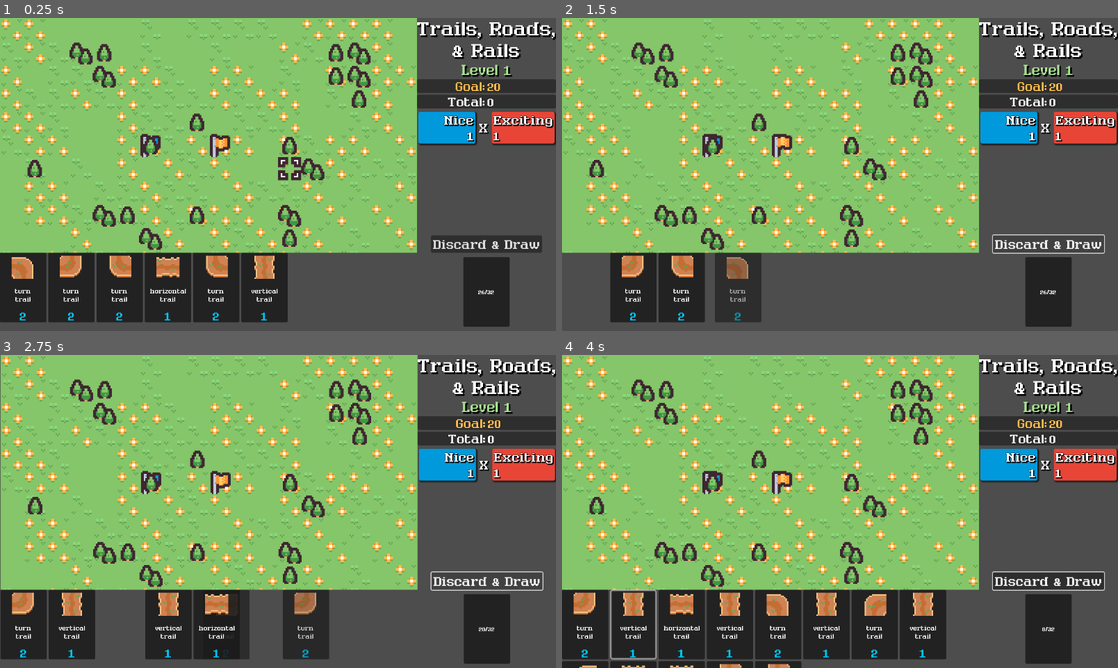
Above: before the commit, frames 1-4 (two rows, left to right).
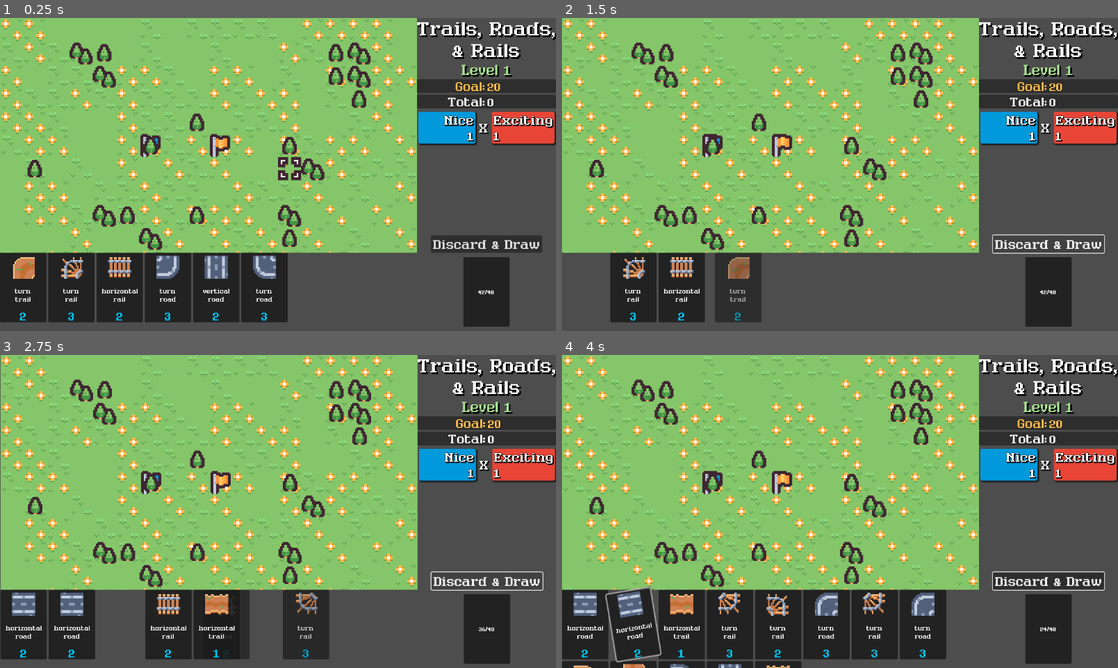
Above: after the commit, the same moments.

Repository: nuzcraft/trails-roads-rails
Game: Godot game, scene res://scenes/main.tscn
The game is run twice, just before and just after one commit, with the same random seed, the same clock (stepped at 60 frames per second) and the same inputs.
Inputs (mouse positions are in pixels of both pictures, inside the frame that each line leads up to):
- Up to frame 1 (0.25 s): no input
- Up to frame 2 (1.5 s): click "Discard & Draw" at 0.5 s; click "Discard & Draw" at 1.25 s
- Up to frame 3 (2.75 s): click "Discard & Draw" at 2 s
- Up to frame 4 (4 s): move the mouse to (584, 624) at 2.77 s; click (584, 624) at 2.92 s; move the mouse to (634, 624) at 3.52 s; click (634, 624) at 3.67 s

The runs differ from the first frame. In frame 1, 1.9% of the frame differs, in the area x 2-89%, y 75-97%; in frame 2, 0.7%; in frame 3, 1.4%; in frame 4, 3.2%, in the area x 0-89%, y 74-100%.

Commit message:
added rails

Diff:
--- a/resources/tiny-battle-tileset.tres
+++ b/resources/tiny-battle-tileset.tres
@@ -225,6 +225,22 @@
 2:13/0 = 0
 1:13/0 = 0
 1:12/0 = 0
+4:11/0 = 0
+4:12/0 = 0
+4:13/0 = 0
+4:14/0 = 0
+5:14/0 = 0
+6:14/0 = 0
+6:13/0 = 0
+7:13/0 = 0
+7:12/0 = 0
+7:14/0 = 0
+7:11/0 = 0
+6:11/0 = 0
+5:11/0 = 0
+5:12/0 = 0
+5:13/0 = 0
+6:12/0 = 0
 
 [resource]
 sources/0 = SubResource("TileSetAtlasSource_mtx52")
--- a/scenes/card/card.gd
+++ b/scenes/card/card.gd
@@ -47,6 +47,14 @@
 		STATE.FOLLOWING:
 			global_position = round(get_global_mouse_position() - (size / 4))
 			modulate.a = 0.5
+	tooltip_text = "%s" % [card_name]
+	if nice_score: tooltip_text += "\nNICE = +%d" % nice_score
+	if exciting_score: tooltip_text += "\nEXCITING = +%d" % exciting_score
+	if forest_nice_modifier or forest_exciting_modifier:
+		tooltip_text += "\nForest Modifier:\n"
+		if forest_nice_modifier: tooltip_text += "  NICE = +%d" % forest_nice_modifier
+		if forest_exciting_modifier: tooltip_text += "  EXCITING = +%d" % forest_exciting_modifier
+	if combo_score: tooltip_text += "\nCombo Modifier = %d" % combo_score
 
 func _on_gui_input(event: InputEvent) -> void:
 	if event is InputEventMouseButton and event.pressed:
--- /dev/null
+++ b/scenes/card/rail/horiz_rail_card.tscn
@@ -0,0 +1,19 @@
+[gd_scene load_steps=4 format=3 uid="uid://cwnnd3704tycw"]
+
+[ext_resource type="PackedScene" uid="uid://cxvwx7q4ct2qd" path="res://scenes/card/card.tscn" id="1_v01x6"]
+[ext_resource type="Texture2D" uid="uid://cg3h6g2bsiy8s" path="res://assets/kenney-tiny-battle/tilemap_packed.png" id="2_abrww"]
+
+[sub_resource type="AtlasTexture" id="AtlasTexture_cvft4"]
+atlas = ExtResource("2_abrww")
+region = Rect2(96, 176, 16, 16)
+
+[node name="HorizRailCard" instance=ExtResource("1_v01x6")]
+card_name = "horizontal rail"
+type = "rail"
+connection_array = Array[String](["E", "W"])
+nice_score = 2
+combo_score = 2
+forest_nice_modifier = 1
+
+[node name="TextureRect" parent="PanelContainer/VBoxContainer" index="1"]
+texture = SubResource("AtlasTexture_cvft4")
--- /dev/null
+++ b/scenes/card/rail/north_east_rail.tscn
@@ -0,0 +1,19 @@
+[gd_scene load_steps=4 format=3 uid="uid://qi8um5he2tll"]
+
+[ext_resource type="PackedScene" uid="uid://cxvwx7q4ct2qd" path="res://scenes/card/card.tscn" id="1_l8idg"]
+[ext_resource type="Texture2D" uid="uid://cg3h6g2bsiy8s" path="res://assets/kenney-tiny-battle/tilemap_packed.png" id="2_8udf6"]
+
+[sub_resource type="AtlasTexture" id="AtlasTexture_b7jve"]
+atlas = ExtResource("2_8udf6")
+region = Rect2(80, 224, 16, 16)
+
+[node name="NorthEastRail" instance=ExtResource("1_l8idg")]
+card_name = "turn rail"
+type = "rail"
+connection_array = Array[String](["N", "E"])
+nice_score = 3
+combo_score = 2
+forest_nice_modifier = 1
+
+[node name="TextureRect" parent="PanelContainer/VBoxContainer" index="1"]
+texture = SubResource("AtlasTexture_b7jve")
--- /dev/null
+++ b/scenes/card/rail/north_west_rail.tscn
@@ -0,0 +1,19 @@
+[gd_scene load_steps=4 format=3 uid="uid://ckj7ou7g4k7c0"]
+
+[ext_resource type="PackedScene" uid="uid://cxvwx7q4ct2qd" path="res://scenes/card/card.tscn" id="1_xxmk8"]
+[ext_resource type="Texture2D" uid="uid://cg3h6g2bsiy8s" path="res://assets/kenney-tiny-battle/tilemap_packed.png" id="2_54778"]
+
+[sub_resource type="AtlasTexture" id="AtlasTexture_mthgw"]
+atlas = ExtResource("2_54778")
+region = Rect2(112, 224, 16, 16)
+
+[node name="NorthWestRail" instance=ExtResource("1_xxmk8")]
+card_name = "turn rail"
+type = "rail"
+connection_array = Array[String](["N", "W"])
+nice_score = 3
+combo_score = 2
+forest_nice_modifier = 1
+
+[node name="TextureRect" parent="PanelContainer/VBoxContainer" index="1"]
+texture = SubResource("AtlasTexture_mthgw")
--- /dev/null
+++ b/scenes/card/rail/south_east_rail.tscn
@@ -0,0 +1,19 @@
+[gd_scene load_steps=4 format=3 uid="uid://b25uyt72xu5w"]
+
+[ext_resource type="PackedScene" uid="uid://cxvwx7q4ct2qd" path="res://scenes/card/card.tscn" id="1_ytxlk"]
+[ext_resource type="Texture2D" uid="uid://cg3h6g2bsiy8s" path="res://assets/kenney-tiny-battle/tilemap_packed.png" id="2_cfbmj"]
+
+[sub_resource type="AtlasTexture" id="AtlasTexture_gx7qe"]
+atlas = ExtResource("2_cfbmj")
+region = Rect2(80, 192, 16, 16)
+
+[node name="SouthEastRail" instance=ExtResource("1_ytxlk")]
+card_name = "turn rail"
+type = "rail"
+connection_array = Array[String](["S", "E"])
+nice_score = 3
+combo_score = 2
+forest_nice_modifier = 1
+
+[node name="TextureRect" parent="PanelContainer/VBoxContainer" index="1"]
+texture = SubResource("AtlasTexture_gx7qe")
--- /dev/null
+++ b/scenes/card/rail/south_west_rail.tscn
@@ -0,0 +1,19 @@
+[gd_scene load_steps=4 format=3 uid="uid://svihxn2yi65g"]
+
+[ext_resource type="PackedScene" uid="uid://cxvwx7q4ct2qd" path="res://scenes/card/card.tscn" id="1_8rpfi"]
+[ext_resource type="Texture2D" uid="uid://cg3h6g2bsiy8s" path="res://assets/kenney-tiny-battle/tilemap_packed.png" id="2_6p42n"]
+
+[sub_resource type="AtlasTexture" id="AtlasTexture_lbmb5"]
+atlas = ExtResource("2_6p42n")
+region = Rect2(112, 192, 16, 16)
+
+[node name="SouthWestRail" instance=ExtResource("1_8rpfi")]
+card_name = "turn rail"
+type = "rail"
+connection_array = Array[String](["S", "W"])
+nice_score = 2
+combo_score = 2
+forest_nice_modifier = 1
+
+[node name="TextureRect" parent="PanelContainer/VBoxContainer" index="1"]
+texture = SubResource("AtlasTexture_lbmb5")
--- /dev/null
+++ b/scenes/card/rail/vert_rail_card.tscn
@@ -0,0 +1,19 @@
+[gd_scene load_steps=4 format=3 uid="uid://ytcoro7qy30e"]
+
+[ext_resource type="PackedScene" uid="uid://cxvwx7q4ct2qd" path="res://scenes/card/card.tscn" id="1_a4ewa"]
+[ext_resource type="Texture2D" uid="uid://cg3h6g2bsiy8s" path="res://assets/kenney-tiny-battle/tilemap_packed.png" id="2_tjxi3"]
+
+[sub_resource type="AtlasTexture" id="AtlasTexture_l08dt"]
+atlas = ExtResource("2_tjxi3")
+region = Rect2(64, 208, 16, 16)
+
+[node name="VertRailCard" instance=ExtResource("1_a4ewa")]
+card_name = "vertical rail"
+type = "rail"
+connection_array = Array[String](["N", "S"])
+nice_score = 2
+combo_score = 2
+forest_nice_modifier = 1
+
+[node name="TextureRect" parent="PanelContainer/VBoxContainer" index="1"]
+texture = SubResource("AtlasTexture_l08dt")
--- a/scenes/main.gd
+++ b/scenes/main.gd
@@ -27,6 +27,12 @@
 const NORTH_WEST_TRAIL = preload("res://scenes/card/trail/north_west_trail.tscn")
 const SOUTH_EAST_TRAIL = preload("res://scenes/card/trail/south_east_trail.tscn")
 const SOUTH_WEST_TRAIL = preload("res://scenes/card/trail/south_west_trail.tscn")
+const VERT_RAIL_CARD = preload("res://scenes/card/rail/vert_rail_card.tscn")
+const HORIZ_RAIL_CARD = preload("res://scenes/card/rail/horiz_rail_card.tscn")
+const NORTH_EAST_RAIL = preload("res://scenes/card/rail/north_east_rail.tscn")
+const NORTH_WEST_RAIL = preload("res://scenes/card/rail/north_west_rail.tscn")
+const SOUTH_EAST_RAIL = preload("res://scenes/card/rail/south_east_rail.tscn")
+const SOUTH_WEST_RAIL = preload("res://scenes/card/rail/south_west_rail.tscn")
 
 # other scenes
 const POP_UP = preload("res://scenes/pop_up.tscn")
@@ -284,9 +290,9 @@
 
 func new_game() -> void:
 	all_cards = []
-	for i in 32:
+	for i in 48:
 		var crd: Card
-		match i % 8:
+		match i % 24:
 			0: crd = VERT_TRAIL_CARD.instantiate()
 			1: crd = VERT_TRAIL_CARD.instantiate()
 			2: crd = HORIZ_TRAIL_CARD.instantiate()
@@ -295,6 +301,22 @@
 			5: crd = NORTH_WEST_TRAIL.instantiate()
 			6: crd = SOUTH_EAST_TRAIL.instantiate()
 			7: crd = SOUTH_WEST_TRAIL.instantiate()
+			8: crd = VERT_ROAD_CARD.instantiate()
+			9: crd = VERT_ROAD_CARD.instantiate()
+			10: crd = HORIZ_ROAD_CARD.instantiate()
+			11: crd = HORIZ_ROAD_CARD.instantiate()
+			12: crd = NORTH_EAST_ROAD.instantiate()
+			13: crd = NORTH_WEST_ROAD.instantiate()
+			14: crd = SOUTH_EAST_ROAD.instantiate()
+			15: crd = SOUTH_WEST_ROAD.instantiate()
+			16: crd = VERT_RAIL_CARD.instantiate()
+			17: crd = VERT_RAIL_CARD.instantiate()
+			18: crd = HORIZ_RAIL_CARD.instantiate()
+			19: crd = HORIZ_RAIL_CARD.instantiate()
+			20: crd = NORTH_EAST_RAIL.instantiate()
+			21: crd = NORTH_WEST_RAIL.instantiate()
+			22: crd = SOUTH_EAST_RAIL.instantiate()
+			23: crd = SOUTH_WEST_RAIL.instantiate()
 		add_card_to_all(crd)
 
 func next_level() -> void:
--- a/scenes/main.tscn
+++ b/scenes/main.tscn
@@ -114,7 +114,7 @@
 tile_set = ExtResource("1_ow657")
 
 [node name="GridCursor" parent="Control/SubViewportContainer/SubViewport" instance=ExtResource("2_7h2p8")]
-position = Vector2(1032, 504)
+position = Vector2(184, -136)
 
 [node name="SubViewport2" type="SubViewport" parent="Control/SubViewportContainer"]
 transparent_bg = true
Binary file changed: assets/kenney-tiny-battle/tilemap_packed.png
